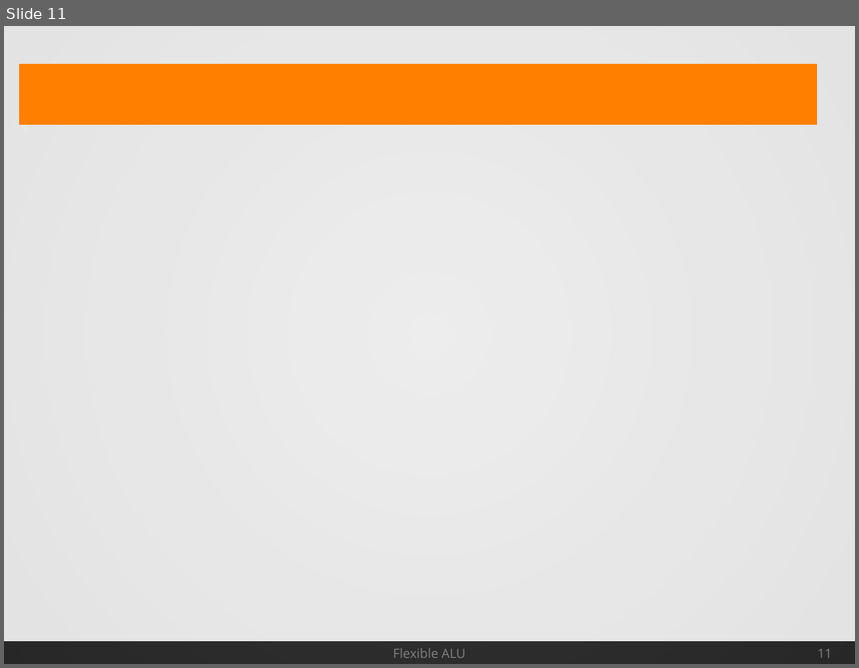
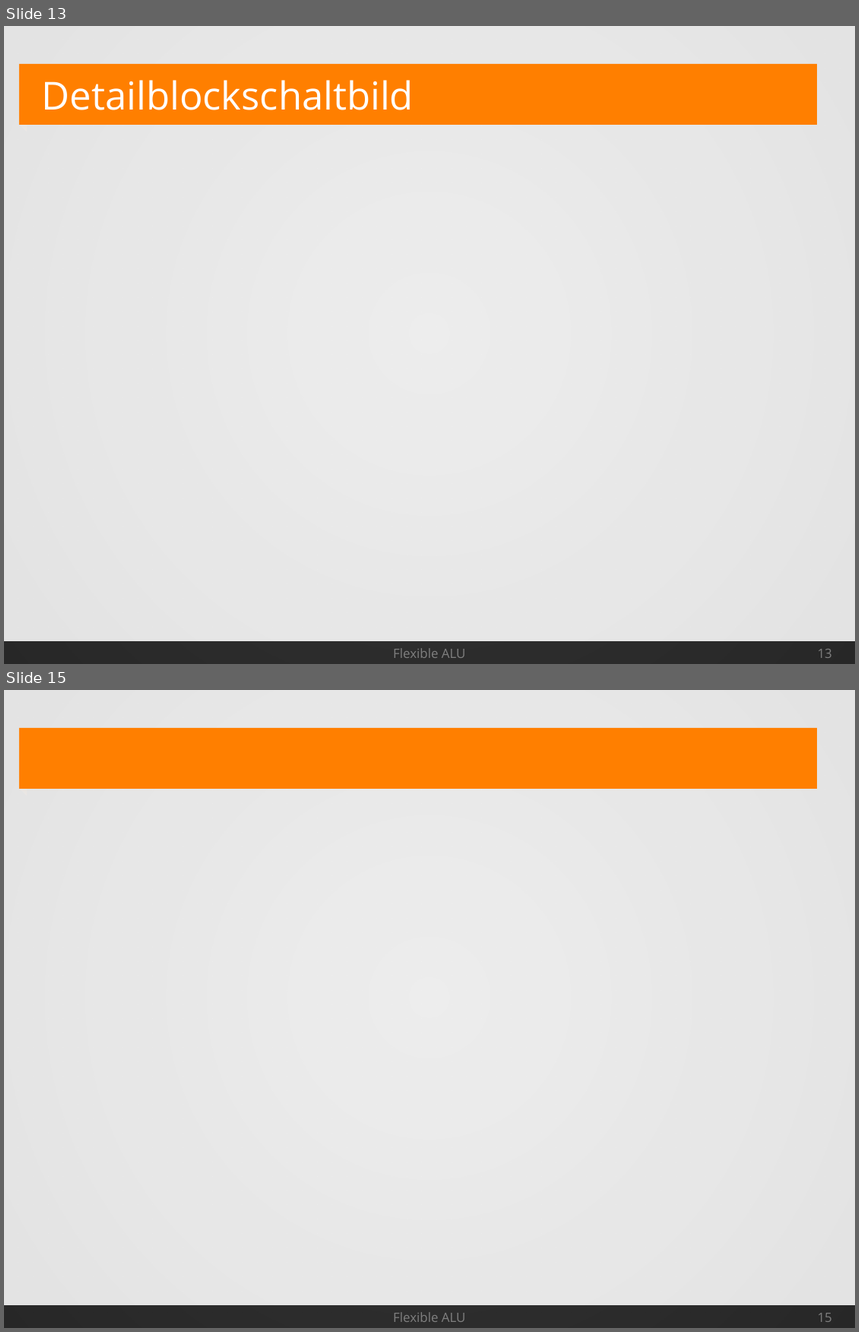
Before and after one commit to Geend/FHDWLogicWorksLib, a slide deck: alu-4/Spec/AluSpec.odp. Shown one above the other, each under a label of ours: slide 11 before the commit, slides 13 and 15 after it; the slides between them are not shown. The pictures are 859x668 and 859x1332 pixels, drawn with LibreOffice and Linux fonts; fonts in the diff are those of the drawing. Boxes give left, top, right and bottom in pixels: in the first picture for what was removed or moved away, otherwise in the second. Text is boxed around its words. In the diff, an @@ line names an element or a change of style, - is before the commit and + after.

```diff
--- a/alu-4/Spec/AluSpec.odp
+++ b/alu-4/Spec/AluSpec.odp
@@ slide 13 added at (x1=4, y1=26, x2=855, y2=664), background #FFFFFF; not listed: 4 template elements that a slide beside it also shows @@
@@ title added at (x1=42, y1=80, x2=414, y2=110), 36 pt, text #FFFFFF @@
+Detailblockschaltbild
@@ text added at (x1=393, y1=648, x2=466, y2=658), 12 pt, text #808080 @@
+Flexible ALU
@@ page number added at (x1=818, y1=649, x2=832, y2=658), 12 pt, text #808080 @@
+13
@@ what was slide 11 is now slide 15 @@
@@ page number at (x1=818, y1=1313, x2=832, y2=1322): text changed @@
-11
+15
```
Also in this commit, not shown: 2 slides changed, 3 other slides added, 4 other files.
